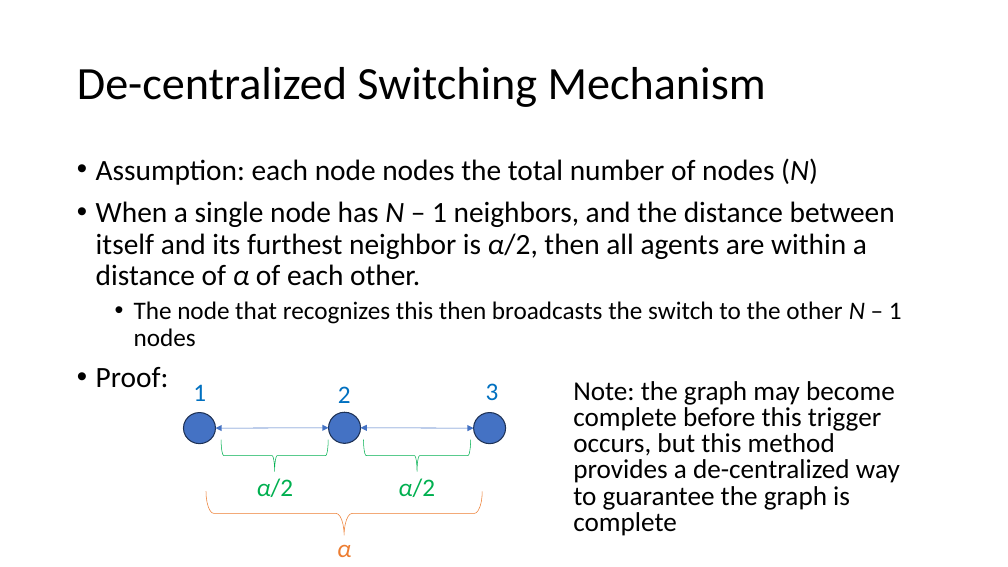
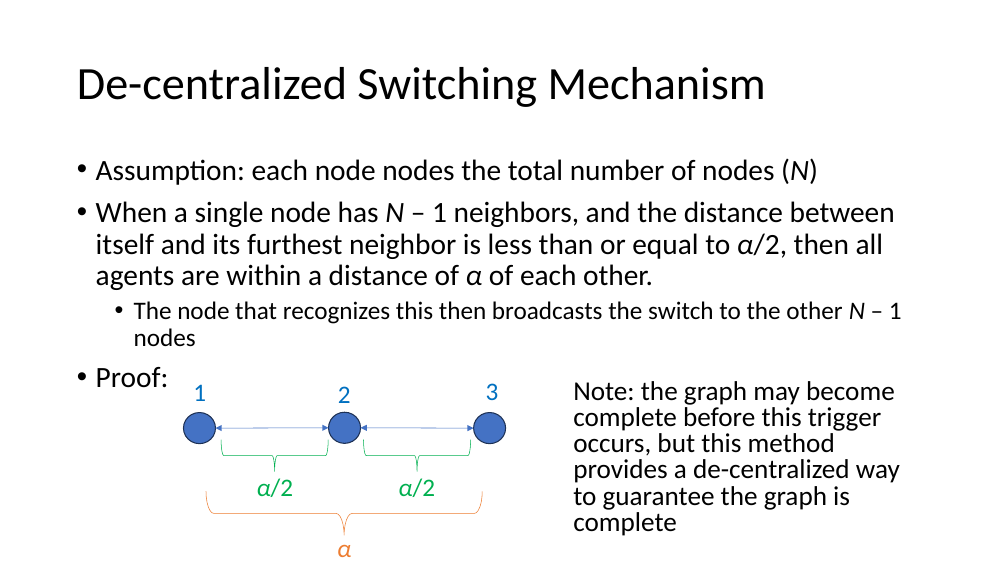
Before and after one commit to cammypeterson/Multi-Agent-Systems-Algorithms, a slide deck: slide 26 of Connectedness of Agents/Powerpoint/Paper Presentation - Landon Shumway.pptx (slide 27 before the commit). Drawn at 1008x567 pixels with LibreOffice and Linux fonts; fonts in the diff are those of the drawing. Boxes give left, top, right and bottom in pixels: in the first picture for what was removed or moved away, otherwise in the second. Text is boxed around its words. In the diff, an @@ line names an element or a change of style, - is before the commit and + after.

Commit message:
Modified presentation

```diff
--- a/Connectedness of Agents/Powerpoint/Paper Presentation - Landon Shumway.pptx
+++ b/Connectedness of Agents/Powerpoint/Paper Presentation - Landon Shumway.pptx
@@ text at [96, 201, 895, 290]: text changed @@
-• When a single node has N – 1 neighbors, and the distance between itself and its furthest neighbor is α/2, then all agents are within a distance of α of each other.
+• When a single node has N – 1 neighbors, and the distance between itself and its furthest neighbor is less than or equal to α/2, then all agents are within a distance of α of each other.
```
Also in this commit, not shown: 1 other slide changed, 1 slide removed, 1 other file.
